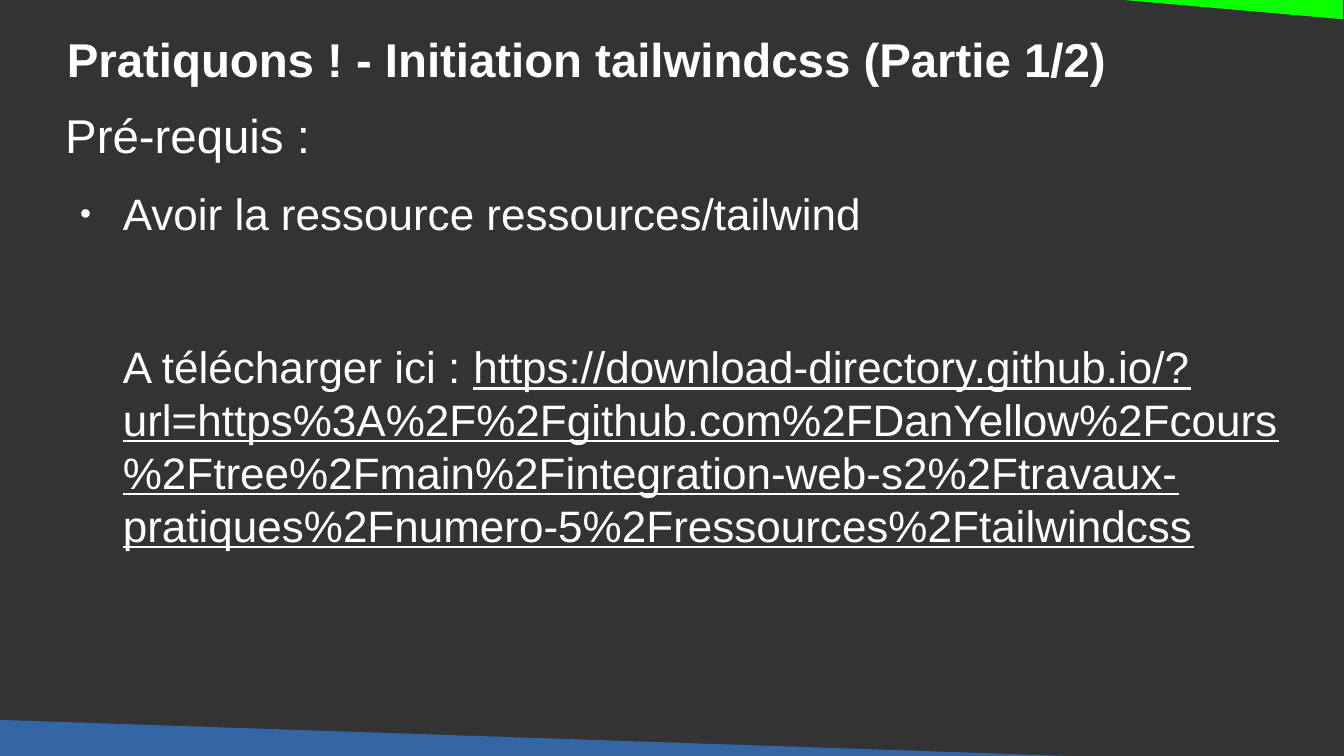
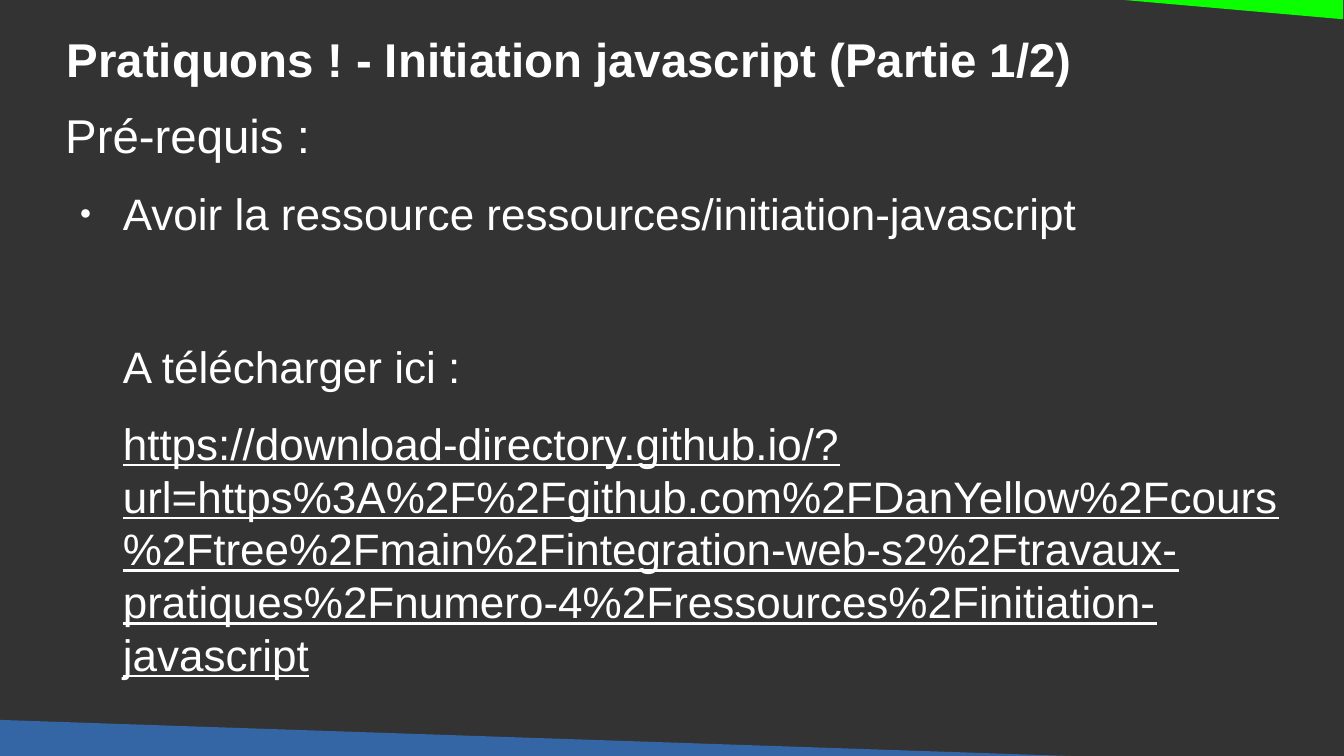
Before and after one commit to DanYellow/cours, a slide deck: slide 28 of integration-web-s2/travaux-pratiques/numero-5/presentation.odp (slide 24 before the commit). Drawn at 1344x756 pixels with LibreOffice and Linux fonts; fonts in the diff are those of the drawing. Boxes give left, top, right and bottom in pixels: in the first picture for what was removed or moved away, otherwise in the second. Text is boxed around its words. In the diff, an @@ line names an element or a change of style, - is before the commit and + after.

```diff
--- a/integration-web-s2/travaux-pratiques/numero-5/presentation.odp
+++ b/integration-web-s2/travaux-pratiques/numero-5/presentation.odp
@@ title at <box>67,42,1072,87</box>: text changed @@
-Pratiquons ! - Initiation tailwindcss (Partie 1/2)
+Pratiquons ! - Initiation javascript (Partie 1/2)
@@ text at <box>123,198,1277,680</box>: text changed @@
-● Avoir la ressource ressources/tailwind
-A télécharger ici : https://download-directory.github.io/?url=https%3A%2F%2Fgithub.com%2FDanYellow%2Fcours%2Ftree%2Fmain%2Fintegration-web-s2%2Ftravaux-pratiques%2Fnumero-5%2Fressources%2Ftailwindcss
+● Avoir la ressource ressources/initiation-javascript
+A télécharger ici :
+https://download-directory.github.io/?url=https%3A%2F%2Fgithub.com%2FDanYellow%2Fcours%2Ftree%2Fmain%2Fintegration-web-s2%2Ftravaux-pratiques%2Fnumero-4%2Fressources%2Finitiation-javascript
```
Also in this commit, not shown: 67 slides added, 30 slides removed, 18 other files.
